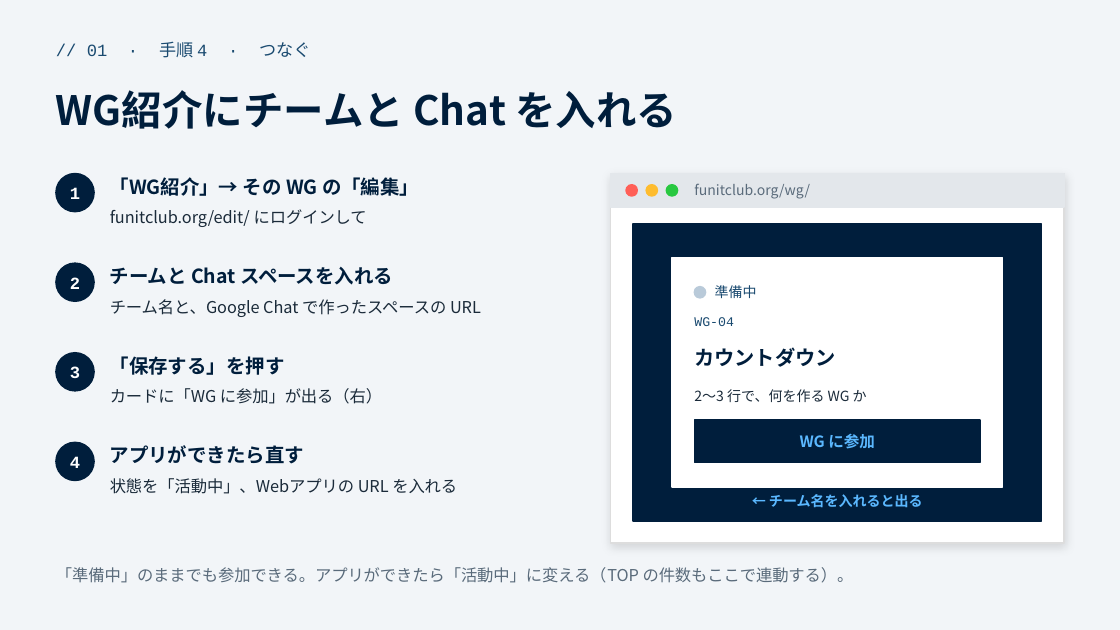
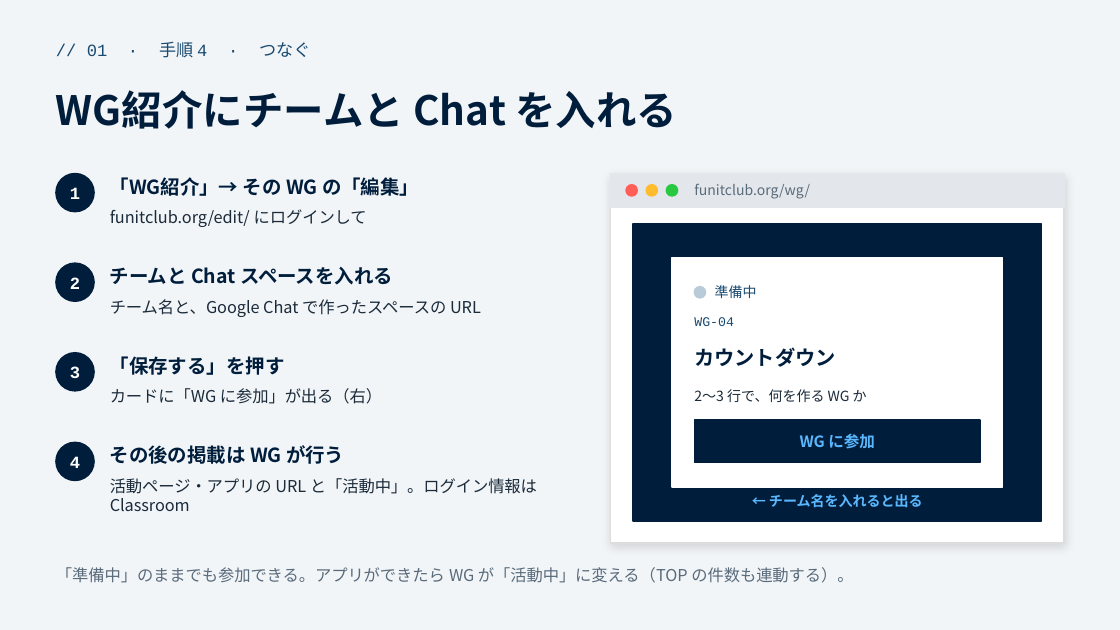
Before and after one commit to funITclub/homepage, a slide deck: slide 7 of static/guide/01_リポジトリの作り方と運用.pptx. Drawn at 1120x630 pixels with LibreOffice and Linux fonts; fonts in the diff are those of the drawing. Boxes give left, top, right and bottom in pixels: in the first picture for what was removed or moved away, otherwise in the second. Text is boxed around its words. In the diff, an @@ line names an element or a change of style, - is before the commit and + after.

```diff
--- a/static/guide/01_リポジトリの作り方と運用.pptx
+++ b/static/guide/01_リポジトリの作り方と運用.pptx
@@ text at [110, 445, 344, 464]: text changed @@
-アプリができたら直す
+その後の掲載は WG が行う
@@ text at [110, 478, 537, 511]: text changed @@
-状態を「活動中」、Webアプリの URL を入れる
+活動ページ・アプリの URL と「活動中」。ログイン情報は Classroom
@@ text at [56, 567, 853, 583]: text changed @@
-「準備中」のままでも参加できる。アプリができたら「活動中」に変える（TOP の件数もここで連動する）。
+「準備中」のままでも参加できる。アプリができたら WG が「活動中」に変える（TOP の件数も連動する）。
```
Also in this commit, not shown: 5 other slides changed, 6 other files.
